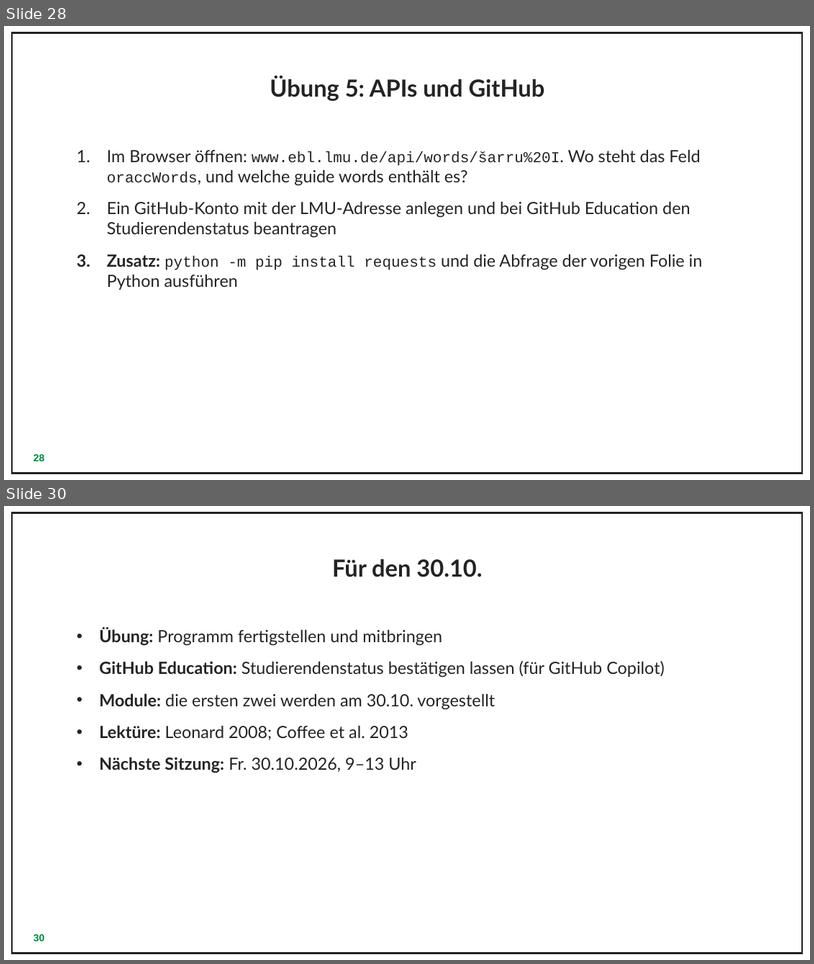
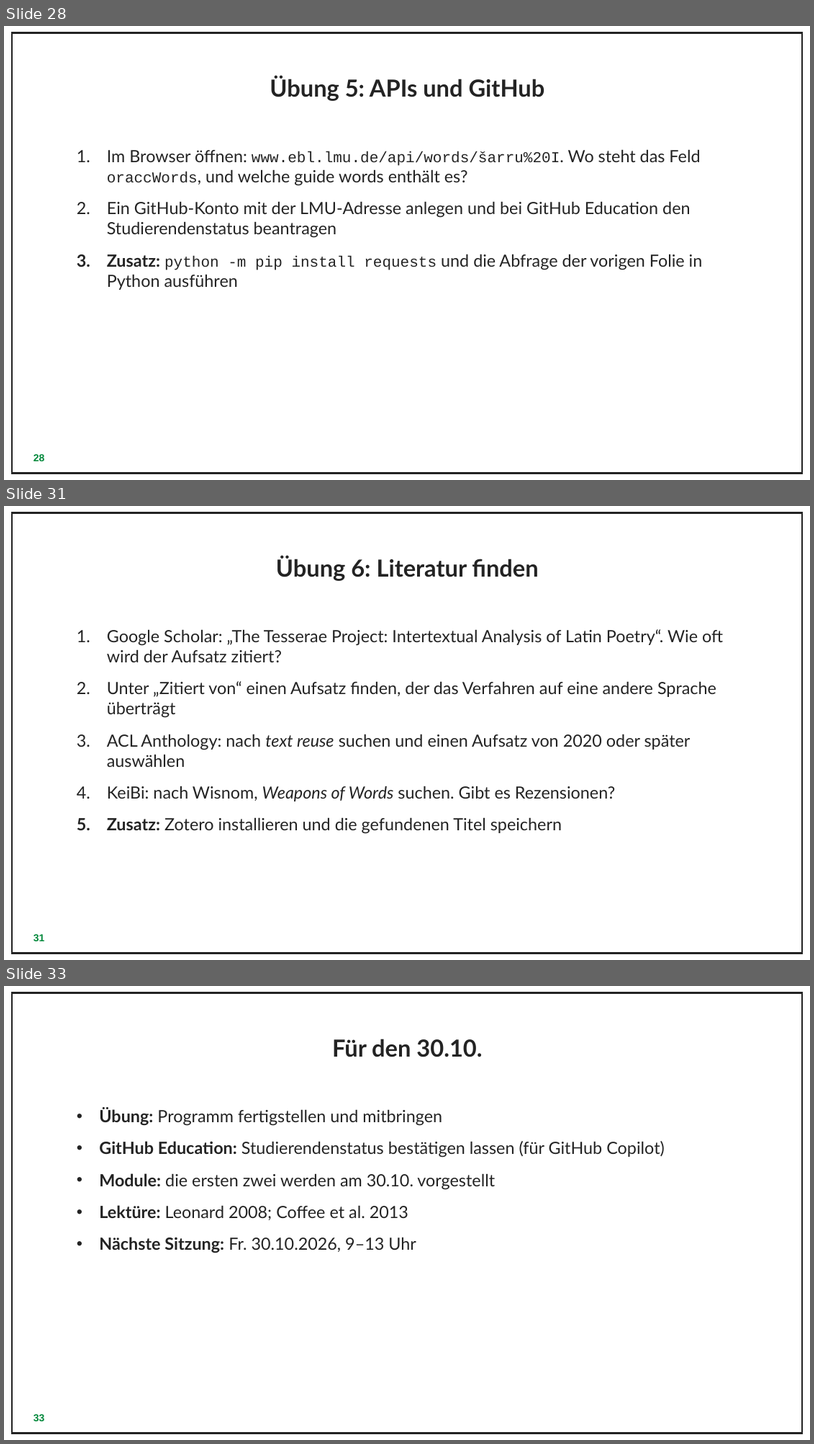
Before and after one commit to ejimsan/digitale-methode, a slide deck: 1._sitzung/Folien_Python_und_Regex.pptx. Shown one above the other, each under a label of ours: slides 28 and 30 before the commit, slides 28, 31 and 33 after it; the slides between them are not shown. The pictures are 814x964 and 814x1444 pixels, drawn with LibreOffice and Linux fonts; fonts in the diff are those of the drawing; background and template pictures are left out. Boxes give left, top, right and bottom in pixels: in the first picture for what was removed or moved away, otherwise in the second. Text is boxed around its words. In the diff, an @@ line names an element or a change of style, - is before the commit and + after.

```diff
--- a/1._sitzung/Folien_Python_und_Regex.pptx
+++ b/1._sitzung/Folien_Python_und_Regex.pptx
@@ slide 31 added at (x1=4, y1=506, x2=810, y2=960), background #FFFFFF @@
@@ rectangle added at (x1=12, y1=512, x2=802, y2=952), outline #232323 2.25 pt @@
@@ title added at (x1=276, y1=556, x2=538, y2=581), 28 pt, text #232323, bold @@
+Übung 6: Literatur finden
@@ text added at (x1=107, y1=629, x2=723, y2=834), 20 pt, text #232323 @@
+1. Google Scholar: „The Tesserae Project: Intertextual Analysis of Latin Poetry“. Wie oft wird der Aufsatz zitiert?
+2. Unter „Zitiert von“ einen Aufsatz finden, der das Verfahren auf eine andere Sprache überträgt
+3. ACL Anthology: nach text reuse suchen und einen Aufsatz von 2020 oder später auswählen
+4. KeiBi: nach Wisnom, Weapons of Words suchen. Gibt es Rezensionen?
+5. Zusatz: Zotero installieren und die gefundenen Titel speichern
@@ page number added at (x1=34, y1=934, x2=45, y2=941), 12 pt, text #00883A, bold @@
+31
@@ what was slide 30 is now slide 33 @@
@@ page number at (x1=34, y1=1414, x2=45, y2=1421): text changed @@
-30
+33
```
Also in this commit, not shown: 2 slides changed, 2 other slides added, 3 other files.
